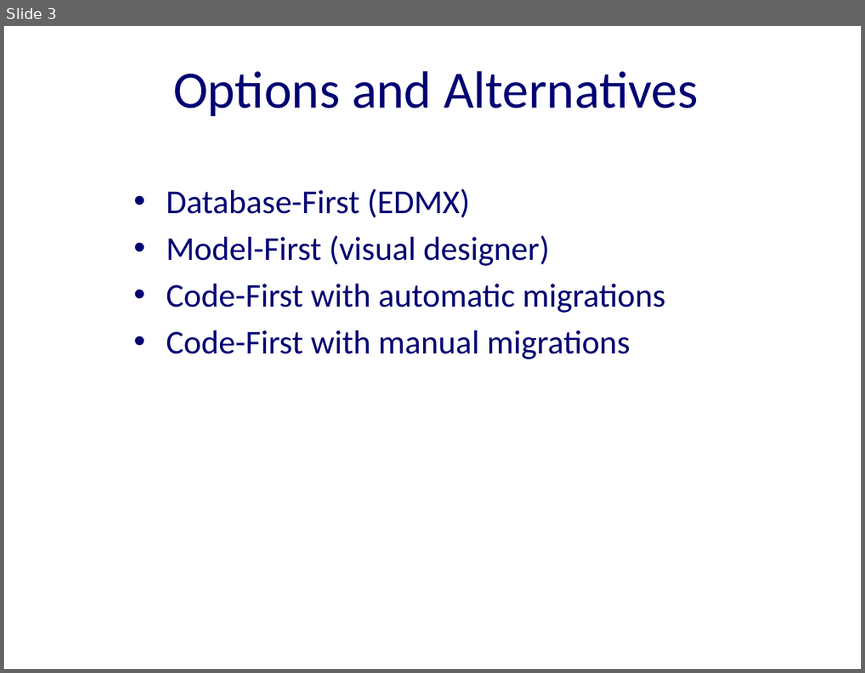
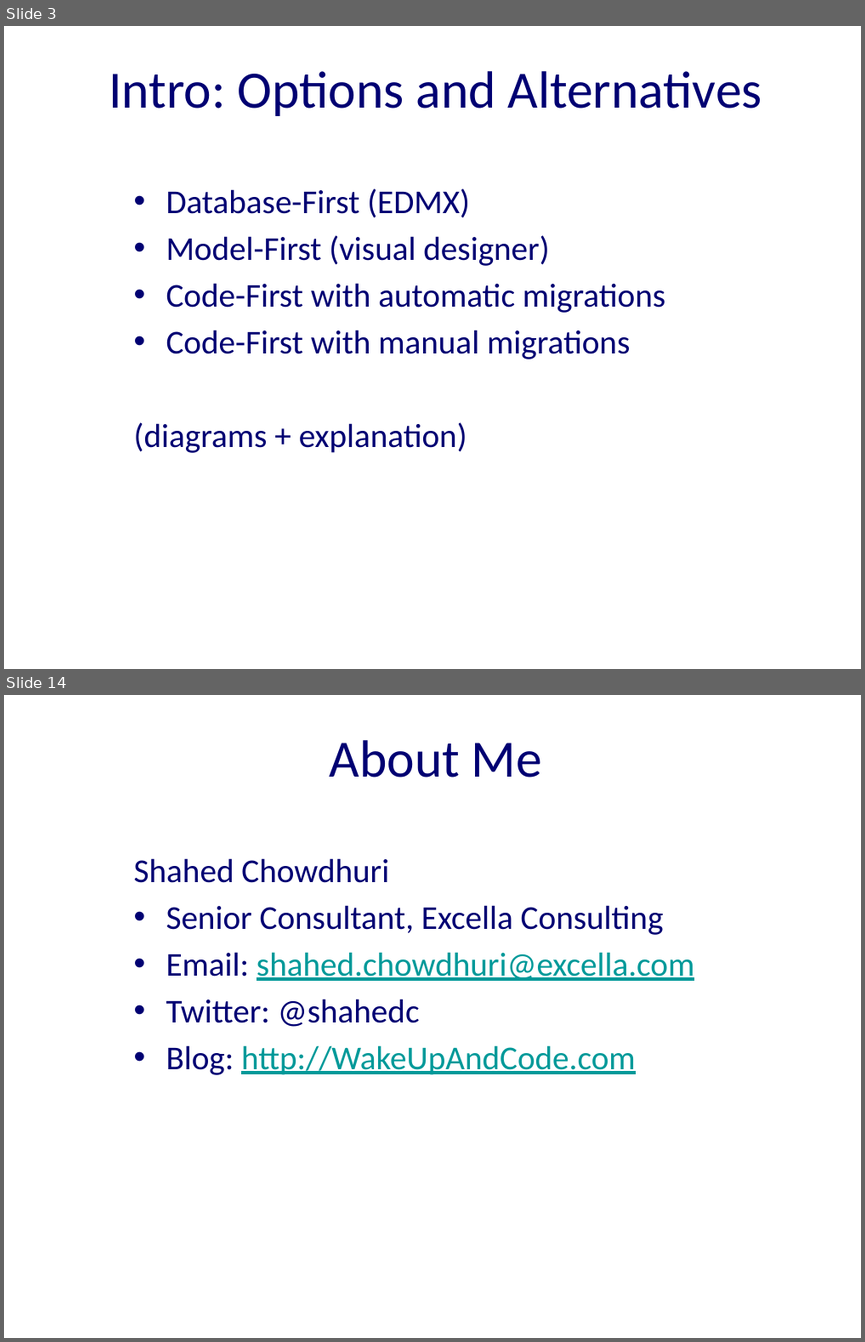
Before and after one commit to excellalabs/ExcellaLean, a slide deck: _presentations/CodeFirstMigrations.pptx. Shown one above the other, each under a label of ours: slide 3 before the commit, slides 3 and 14 after it; the slides between them are not shown. The pictures are 865x673 and 865x1342 pixels, drawn with LibreOffice and Linux fonts; fonts in the diff are those of the drawing; background and template pictures are left out. Boxes give left, top, right and bottom in pixels: in the first picture for what was removed or moved away, otherwise in the second. Text is boxed around its words. In the diff, an @@ line names an element or a change of style, - is before the commit and + after.

```diff
--- a/_presentations/CodeFirstMigrations.pptx
+++ b/_presentations/CodeFirstMigrations.pptx
@@ slide 14 added at bbox=[4, 695, 861, 1338], background #FFFFFF @@
@@ title added at bbox=[330, 740, 542, 777], 44 pt, text #000072 @@
+About Me
@@ text added at bbox=[134, 858, 694, 1075], 28 pt, text #000072 @@
+Shahed Chowdhuri
+• Senior Consultant, Excella Consulting
+• Email: shahed.chowdhuri@excella.com
+• Twitter: @shahedc
+• Blog: http://WakeUpAndCode.com
@@ slide 3 changed as well @@
@@ title at bbox=[109, 71, 762, 116]: text changed @@
-Options and Alternatives
+Intro: Options and Alternatives
@@ text at bbox=[134, 422, 467, 453]: paragraph added @@
+(diagrams + explanation)
```
Also in this commit, not shown: 11 other slides added, 2 slides removed.
